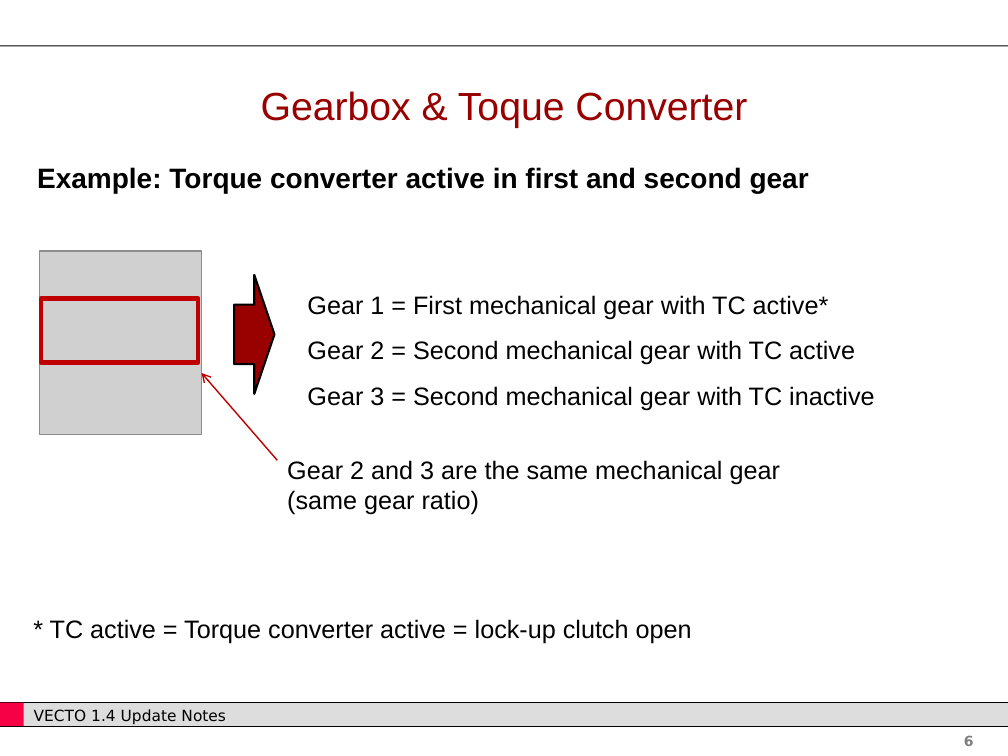
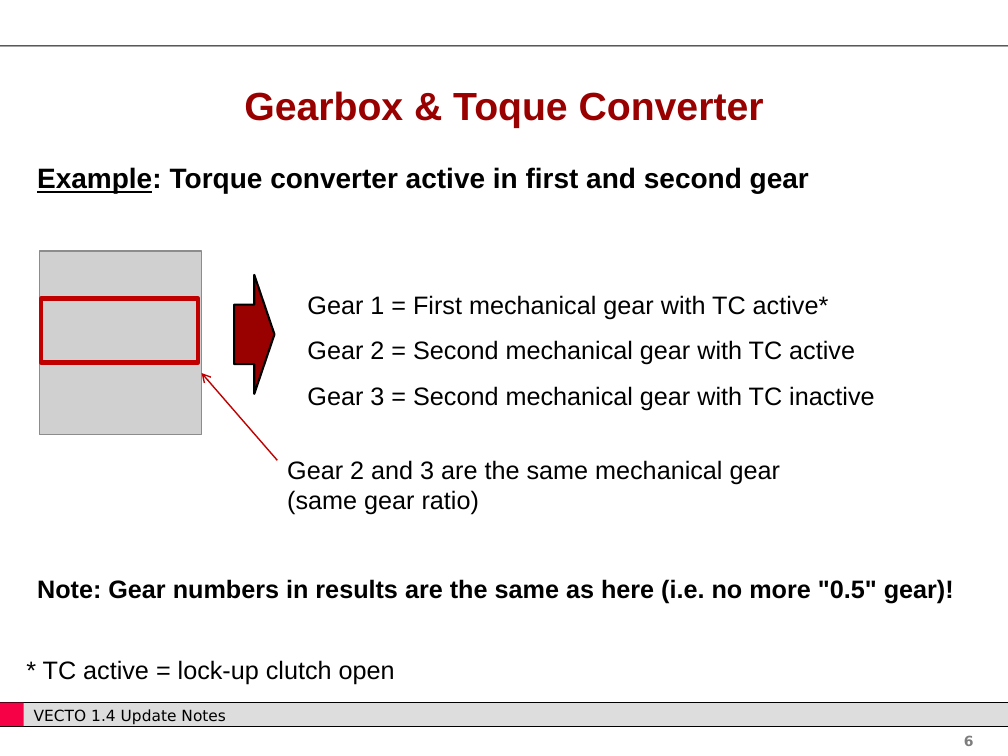
Before and after one commit to CLIMA-VECTO/vecto-sim, a slide deck: slide 6 of User Manual Source/Update Notes.pptx. Drawn at 1008x756 pixels with LibreOffice and Linux fonts; fonts in the diff are those of the drawing; grey boxes stand for pictures; background and template pictures are left out. Boxes give left, top, right and bottom in pixels: in the first picture for what was removed or moved away, otherwise in the second. Text is boxed around its words. In the diff, an @@ line names an element or a change of style, - is before the commit and + after.

```diff
--- a/User Manual Source/Update Notes.pptx
+++ b/User Manual Source/Update Notes.pptx
@@ text "Gearbox & Toque Converter" at (x1=244, y1=91, x2=764, y2=128): bold on @@
@@ text "Example: Torque converter active in ..." at (x1=37, y1=167, x2=809, y2=193): underline on in "Example:" @@
@@ text added at (x1=37, y1=579, x2=954, y2=604), 18 pt, text #000000, bold @@
+Note: Gear numbers in results are the same as here (i.e. no more "0.5" gear)!
@@ text at (x1=43, y1=660, x2=395, y2=684): text changed @@
-* TC active = Torque converter active = lock-up clutch open
+* TC active = lock-up clutch open
```
Also in this commit, not shown: 12 other slides changed, 59 other files.
